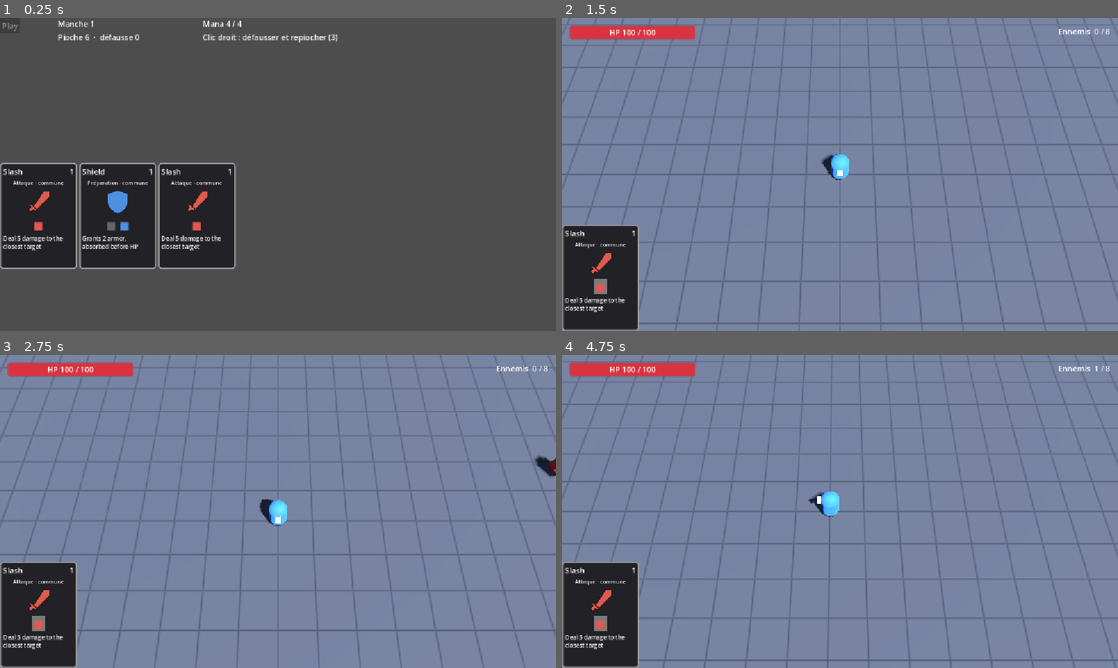
Above: before the commit, frames 1-4 (two rows, left to right).
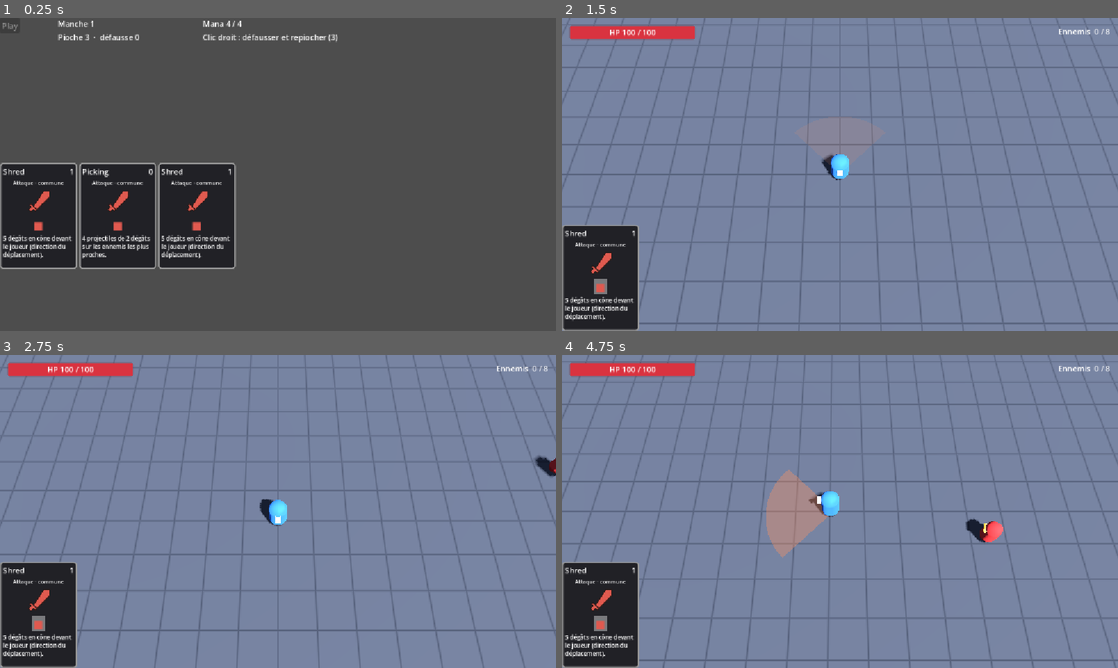
Above: after the commit, the same moments.

Repository: Vharaphis/AppassionatoProjectPrototype
Game: Godot game, scene res://scenes/cardManagementScene.tscn
The game is run twice, just before and just after one commit, with the same random seed, the same clock (stepped at 60 frames per second) and the same inputs.
Inputs (mouse positions are in pixels of both pictures, inside the frame that each line leads up to):
- Up to frame 1 (0.25 s): no input
- Up to frame 2 (1.5 s): tap Enter at 0.5 s; move the mouse to (600, 215) at 0.52 s; hold D (move_right) 0.53-1.25 s; click (600, 215) at 0.67 s; click "Play" at 1.25 s
- Up to frame 3 (2.75 s): tap Space at 2 s; move the mouse to (38, 614) at 2.02 s; hold S (move_down) from 2.03 s (still down); click (38, 614) at 2.17 s
- Up to frame 4 (4.75 s): move the mouse to (895, 442) at 2.77 s; release S (move_down) at 2.78 s; hold D (move_right) 2.78-3.53 s; move the mouse to (812, 574) at 3.52 s; hold W (move_up) 3.53-4.28 s; click (812, 574) at 3.67 s; move the mouse to (1006, 558) at 4.27 s; hold A (move_left) from 4.28 s (still down)

The runs differ from the first frame. In frame 1, 1.7% of the frame differs, in the area x 0-42%, y 5-77%; in frame 2, 0.4%; in frame 3, 0.4%; in frame 4, 2.6%, in the area x 0-97%, y 3-97%.

Commit message:
feat(cards): generic attack shapes, Shred, Shield up, Picking and new starting deck
- Player.facing (last movement direction)
- ConeTargets and CircleTargets selectors, flashed on the floor with AreaFlash
- ProjectileEffect: homing PlayerProjectile, one per closest enemy, optional bounces
- Shred, Shield up and Picking partitions; starting deck 3 Shred / 2 Shield up / 1 Picking
- remove Slash and Shield
- tests/test_effects.gd

Closes #34

Co-Authored-By: Claude Opus 5.5 <noreply@anthropic.com>

Diff:
--- /dev/null
+++ b/scenes/cards/Picking.tres
@@ -0,0 +1,16 @@
+[gd_resource type="Resource" script_class="CardData" format=3]
+
+[ext_resource type="Script" uid="uid://v3hbk2005353" path="res://scripts/data/card_data.gd" id="1_card_data"]
+[ext_resource type="Script" uid="uid://drcxodvl17073" path="res://scripts/effects/card_effect.gd" id="2_card_effect"]
+[ext_resource type="Script" path="res://scripts/effects/projectile_effect.gd" id="3_projectile"]
+
+[sub_resource type="Resource" id="Resource_picking_shots"]
+script = ExtResource("3_projectile")
+count = 4
+damage = 2
+
+[resource]
+script = ExtResource("1_card_data")
+card_name = "Picking"
+description = "4 projectiles de 2 dégâts sur les ennemis les plus proches."
+effects = Array[ExtResource("2_card_effect")]([SubResource("Resource_picking_shots")])
--- a/scenes/cards/Shield.tres
+++ b/scenes/cards/ShieldUp.tres
@@ -1,18 +1,17 @@
-[gd_resource type="Resource" script_class="CardData" format=3 uid="uid://b185dsf8wmf28"]
+[gd_resource type="Resource" script_class="CardData" format=3]
 
 [ext_resource type="Script" uid="uid://v3hbk2005353" path="res://scripts/data/card_data.gd" id="1_card_data"]
 [ext_resource type="Script" uid="uid://drcxodvl17073" path="res://scripts/effects/card_effect.gd" id="2_card_effect"]
 [ext_resource type="Script" uid="uid://myjlsdrpydm7" path="res://scripts/effects/armor_effect.gd" id="3_armor"]
 
-[sub_resource type="Resource" id="Resource_shield_armor"]
+[sub_resource type="Resource" id="Resource_shield_up_armor"]
 script = ExtResource("3_armor")
-amount = 2
+amount = 3
 
 [resource]
 script = ExtResource("1_card_data")
-card_name = "Shield"
+card_name = "Shield up"
 type = 1
 cost = 1
-temporality = "xo"
-description = "Grants 2 armor, absorbed before HP"
-effects = Array[ExtResource("2_card_effect")]([SubResource("Resource_shield_armor")])
+description = "+3 armure (absorbée avant les PV)."
+effects = Array[ExtResource("2_card_effect")]([SubResource("Resource_shield_up_armor")])
--- /dev/null
+++ b/scenes/cards/Shred.tres
@@ -0,0 +1,21 @@
+[gd_resource type="Resource" script_class="CardData" format=3]
+
+[ext_resource type="Script" uid="uid://v3hbk2005353" path="res://scripts/data/card_data.gd" id="1_card_data"]
+[ext_resource type="Script" uid="uid://drcxodvl17073" path="res://scripts/effects/card_effect.gd" id="2_card_effect"]
+[ext_resource type="Script" uid="uid://kcxgswjg7rem" path="res://scripts/effects/damage_effect.gd" id="3_damage"]
+[ext_resource type="Script" path="res://scripts/effects/cone_targets.gd" id="4_cone"]
+
+[sub_resource type="Resource" id="Resource_shred_targets"]
+script = ExtResource("4_cone")
+
+[sub_resource type="Resource" id="Resource_shred_damage"]
+script = ExtResource("3_damage")
+amount = 5
+targets = SubResource("Resource_shred_targets")
+
+[resource]
+script = ExtResource("1_card_data")
+card_name = "Shred"
+cost = 1
+description = "5 dégâts en cône devant le joueur (direction du déplacement)."
+effects = Array[ExtResource("2_card_effect")]([SubResource("Resource_shred_damage")])
--- a/scenes/cards/Slash.tres
+++ /dev/null
@@ -1,21 +0,0 @@
-[gd_resource type="Resource" script_class="CardData" format=3 uid="uid://bqi50gsks8geu"]
-
-[ext_resource type="Script" uid="uid://v3hbk2005353" path="res://scripts/data/card_data.gd" id="1_card_data"]
-[ext_resource type="Script" uid="uid://drcxodvl17073" path="res://scripts/effects/card_effect.gd" id="2_card_effect"]
-[ext_resource type="Script" uid="uid://kcxgswjg7rem" path="res://scripts/effects/damage_effect.gd" id="3_damage"]
-[ext_resource type="Script" uid="uid://crwagy4hp0p1g" path="res://scripts/effects/closest_targets.gd" id="4_closest"]
-
-[sub_resource type="Resource" id="Resource_slash_targets"]
-script = ExtResource("4_closest")
-
-[sub_resource type="Resource" id="Resource_slash_damage"]
-script = ExtResource("3_damage")
-amount = 5
-targets = SubResource("Resource_slash_targets")
-
-[resource]
-script = ExtResource("1_card_data")
-card_name = "Slash"
-cost = 1
-description = "Deal 5 damage to the closest target"
-effects = Array[ExtResource("2_card_effect")]([SubResource("Resource_slash_damage")])
--- a/scenes/run/runState.tscn
+++ b/scenes/run/runState.tscn
@@ -3,13 +3,14 @@
 [ext_resource type="Script" path="res://scripts/run/run_state.gd" id="1_run_state"]
 [ext_resource type="Script" uid="uid://cf5r41y5evc7t" path="res://scripts/cards/deck.gd" id="2_deck"]
 [ext_resource type="Script" uid="uid://v3hbk2005353" path="res://scripts/data/card_data.gd" id="3_card_data"]
-[ext_resource type="Resource" uid="uid://bqi50gsks8geu" path="res://scenes/cards/Slash.tres" id="4_slash"]
-[ext_resource type="Resource" uid="uid://b185dsf8wmf28" path="res://scenes/cards/Shield.tres" id="5_shield"]
+[ext_resource type="Resource" path="res://scenes/cards/Shred.tres" id="4_shred"]
+[ext_resource type="Resource" path="res://scenes/cards/ShieldUp.tres" id="5_shield_up"]
+[ext_resource type="Resource" path="res://scenes/cards/Picking.tres" id="6_picking"]
 
 [node name="RunState" type="Node"]
 script = ExtResource("1_run_state")
-reward_pool = Array[ExtResource("3_card_data")]([ExtResource("4_slash"), ExtResource("5_shield")])
+reward_pool = Array[ExtResource("3_card_data")]([ExtResource("4_shred"), ExtResource("5_shield_up"), ExtResource("6_picking")])
 
 [node name="Deck" type="Node" parent="."]
 script = ExtResource("2_deck")
-starting_cards = Array[ExtResource("3_card_data")]([ExtResource("4_slash"), ExtResource("4_slash"), ExtResource("4_slash"), ExtResource("4_slash"), ExtResource("4_slash"), ExtResource("5_shield"), ExtResource("5_shield"), ExtResource("5_shield"), ExtResource("5_shield")])
+starting_cards = Array[ExtResource("3_card_data")]([ExtResource("4_shred"), ExtResource("4_shred"), ExtResource("4_shred"), ExtResource("5_shield_up"), ExtResource("5_shield_up"), ExtResource("6_picking")])
--- /dev/null
+++ b/scripts/effects/area_flash.gd
@@ -0,0 +1,37 @@
+class_name AreaFlash
+extends RefCounted
+
+## Brief flat shape drawn on the floor so the player sees where an attack hit.
+
+const DURATION := 0.25
+const HEIGHT := 0.05
+const SEGMENTS := 24
+
+## Sector of `angle_deg` degrees (360 = full circle) centered on `direction`.
+static func sector(parent: Node, center: Vector3, direction: Vector3, angle_deg: float, radius: float, color: Color) -> MeshInstance3D:
+	if parent == null or radius <= 0.0:
+		return null
+	var base_angle := atan2(direction.x, direction.z)
+	var half := deg_to_rad(clampf(angle_deg, 1.0, 360.0)) / 2.0
+	var vertices := PackedVector3Array()
+	for i in SEGMENTS:
+		var a0 := base_angle - half + 2.0 * half * i / SEGMENTS
+		var a1 := base_angle - half + 2.0 * half * (i + 1) / SEGMENTS
+		vertices.append_array([Vector3.ZERO, Vector3(sin(a1), 0.0, cos(a1)) * radius, Vector3(sin(a0), 0.0, cos(a0)) * radius])
+	var arrays := []
+	arrays.resize(Mesh.ARRAY_MAX)
+	arrays[Mesh.ARRAY_VERTEX] = vertices
+	var mesh := ArrayMesh.new()
+	mesh.add_surface_from_arrays(Mesh.PRIMITIVE_TRIANGLES, arrays)
+	var material := StandardMaterial3D.new()
+	material.shading_mode = BaseMaterial3D.SHADING_MODE_UNSHADED
+	material.transparency = BaseMaterial3D.TRANSPARENCY_ALPHA
+	material.cull_mode = BaseMaterial3D.CULL_DISABLED
+	material.albedo_color = color
+	var instance := MeshInstance3D.new()
+	instance.mesh = mesh
+	instance.material_override = material
+	parent.add_child(instance)
+	instance.global_position = Vector3(center.x, HEIGHT, center.z)
+	instance.create_tween().tween_property(material, "albedo_color:a", 0.0, DURATION).finished.connect(instance.queue_free)
+	return instance
--- /dev/null
+++ b/scripts/effects/circle_targets.gd
@@ -0,0 +1,22 @@
+class_name CircleTargets
+extends TargetSelector
+
+## Enemies within `radius` of the player.
+
+@export var radius: float = 3.0
+
+func select(ctx: EffectContext) -> Array[Enemy]:
+	var hits: Array[Enemy] = []
+	if ctx.player == null:
+		return hits
+	var origin := ctx.player.global_position
+	for enemy in ctx.get_enemies():
+		var to_enemy := enemy.global_position - origin
+		to_enemy.y = 0.0
+		if to_enemy.length() <= radius:
+			hits.append(enemy)
+	return hits
+
+func show_area(ctx: EffectContext) -> void:
+	if ctx.player:
+		AreaFlash.sector(ctx.player.get_parent(), ctx.player.global_position, Vector3.FORWARD, 360.0, radius, FLASH_COLOR)
--- /dev/null
+++ b/scripts/effects/cone_targets.gd
@@ -0,0 +1,27 @@
+class_name ConeTargets
+extends TargetSelector
+
+## Enemies in a cone in front of the player, aimed by its movement direction.
+
+@export var angle: float = 90.0
+@export var max_range: float = 4.0
+
+func select(ctx: EffectContext) -> Array[Enemy]:
+	var hits: Array[Enemy] = []
+	if ctx.player == null:
+		return hits
+	var origin := ctx.player.global_position
+	var min_dot := cos(deg_to_rad(angle) / 2.0)
+	for enemy in ctx.get_enemies():
+		var to_enemy := enemy.global_position - origin
+		to_enemy.y = 0.0
+		if to_enemy.length() > max_range:
+			continue
+		# Touching the player counts as in front, whatever the angle.
+		if to_enemy.length_squared() < 0.25 or ctx.player.facing.dot(to_enemy.normalized()) >= min_dot:
+			hits.append(enemy)
+	return hits
+
+func show_area(ctx: EffectContext) -> void:
+	if ctx.player:
+		AreaFlash.sector(ctx.player.get_parent(), ctx.player.global_position, ctx.player.facing, angle, max_range, FLASH_COLOR)
--- a/scripts/effects/damage_effect.gd
+++ b/scripts/effects/damage_effect.gd
@@ -13,6 +13,7 @@
 	if amount <= 0:
 		push_warning("DamageEffect with an amount of 0, it will do nothing.")
 		return
+	targets.show_area(ctx)
 	var damage := ctx.scale_amount(amount)
 	for enemy in targets.select(ctx):
 		enemy.take_damage(damage, ctx.player.global_position if ctx.player else Vector3.INF)
--- /dev/null
+++ b/scripts/effects/player_projectile.gd
@@ -0,0 +1,75 @@
+class_name PlayerProjectile
+extends Node3D
+
+## Homing shot fired by a card. No physics body: it flies to its target and hits
+## on arrival, so it never misses and ignores walls.
+
+const HIT_DISTANCE := 0.6
+const LIFETIME := 3.0
+
+var target: Enemy
+var damage: int = 1
+var speed: float = 14.0
+var bounces: int = 0
+var bounce_range: float = 8.0
+
+var _life := LIFETIME
+var _hit: Array[Enemy] = []
+
+func _ready() -> void:
+	var mesh := SphereMesh.new()
+	mesh.radius = 0.15
+	mesh.height = 0.3
+	var material := StandardMaterial3D.new()
+	material.shading_mode = BaseMaterial3D.SHADING_MODE_UNSHADED
+	material.albedo_color = Color(1.0, 0.85, 0.3)
+	mesh.material = material
+	var visual := MeshInstance3D.new()
+	visual.mesh = mesh
+	add_child(visual)
+
+func _physics_process(delta: float) -> void:
+	_life -= delta
+	if _life <= 0.0 or not _is_alive(target):
+		queue_free()
+		return
+	var aim := target.global_position + Vector3.UP
+	var to_target := aim - global_position
+	if to_target.length() <= HIT_DISTANCE:
+		_on_hit()
+		return
+	global_position += to_target.normalized() * minf(speed * delta, to_target.length())
+
+func _on_hit() -> void:
+	_hit.append(target)
+	target.take_damage(damage, global_position)
+	if bounces <= 0:
+		queue_free()
+		return
+	bounces -= 1
+	target = _next_target()
+	if target == null:
+		queue_free()
+
+## Closest live enemy in range not hit yet by this projectile; falls back to the
+## ones already hit when none is left.
+func _next_target() -> Enemy:
+	var best: Enemy
+	var best_fresh := false
+	var best_distance := bounce_range
+	for node in get_tree().get_nodes_in_group("enemies"):
+		var enemy := node as Enemy
+		if not _is_alive(enemy) or enemy == _hit.back():
+			continue
+		var distance := enemy.global_position.distance_to(global_position)
+		var fresh := not _hit.has(enemy)
+		if distance > bounce_range or (best_fresh and not fresh):
+			continue
+		if (fresh and not best_fresh) or distance < best_distance:
+			best = enemy
+			best_fresh = fresh
+			best_distance = distance
+	return best
+
+func _is_alive(enemy: Enemy) -> bool:
+	return is_instance_valid(enemy) and not enemy.is_queued_for_deletion() and not enemy.health.is_dead
--- /dev/null
+++ b/scripts/effects/projectile_effect.gd
@@ -0,0 +1,32 @@
+class_name ProjectileEffect
+extends CardEffect
+
+## Fires `count` homing projectiles, one per closest enemy. With fewer enemies
+## than projectiles, the extra ones go to the same targets again.
+
+@export var count: int = 1
+@export var damage: int = 1
+@export var speed: float = 14.0
+## Times each projectile jumps to another enemy after a hit.
+@export var bounces: int = 0
+## Maximum distance of a bounce.
+@export var bounce_range: float = 8.0
+
+func execute(ctx: EffectContext) -> void:
+	if ctx.player == null or count <= 0:
+		return
+	var enemies := ctx.get_enemies()
+	if enemies.is_empty():
+		return
+	var origin := ctx.player.global_position
+	enemies.sort_custom(func(a: Enemy, b: Enemy) -> bool:
+		return a.global_position.distance_squared_to(origin) < b.global_position.distance_squared_to(origin))
+	for i in count:
+		var projectile := PlayerProjectile.new()
+		projectile.target = enemies[i % enemies.size()]
+		projectile.damage = ctx.scale_amount(damage)
+		projectile.speed = speed
+		projectile.bounces = bounces
+		projectile.bounce_range = bounce_range
+		ctx.player.get_parent().add_child(projectile)
+		projectile.global_position = origin + Vector3.UP
--- a/scripts/effects/target_selector.gd
+++ b/scripts/effects/target_selector.gd
@@ -5,4 +5,10 @@
 ## Picks the enemies an effect applies to. Kept separate from the effects so any
 ## effect can be combined with any targeting rule.
 
+const FLASH_COLOR := Color(1.0, 0.45, 0.3, 0.45)
+
 @abstract func select(ctx: EffectContext) -> Array[Enemy]
+
+## Draws the targeted area on the floor. Nothing by default (e.g. closest enemies).
+func show_area(_ctx: EffectContext) -> void:
+	pass
--- a/scripts/player/player.gd
+++ b/scripts/player/player.gd
@@ -8,6 +8,8 @@
 @export var turn_speed: float = 14.0
 
 var is_alive: bool = true
+## Last movement direction on the ground plane, aims the cone attacks.
+var facing: Vector3 = Vector3.FORWARD
 
 @onready var health: HealthComponent = %HealthComponent
 @onready var hurtbox: Area3D = %Hurtbox
@@ -40,6 +42,7 @@
 	move_and_slide()
 
 	if direction.length_squared() > 0.01:
+		facing = direction.normalized()
 		var target_angle := atan2(direction.x, direction.z)
 		visual.rotation.y = lerp_angle(visual.rotation.y, target_angle, 1.0 - exp(-turn_speed * delta))
 
--- /dev/null
+++ b/tests/test_effects.gd
@@ -0,0 +1,75 @@
+extends SceneTree
+
+## Self-check of the card targeting and effects, on a bare arena (no spawner).
+##   godot --headless --script res://tests/test_effects.gd
+## Prints "OK" and exits 0, or stops on the first failed assert.
+## Untyped and loaded at runtime: naming the game classes here would compile them
+## before the RunState autoload exists.
+
+const PLAYER_SCENE := "res://scenes/player/player.tscn"
+const TRACKER := "res://scenes/enemies/tracker.tres"
+
+var _arena: Node3D
+var _ctx
+var _frame := 0
+
+func _process(_delta: float) -> bool:
+	_frame += 1
+	if _frame == 1:
+		# Autoloads (RunState, used by enemies) are only ready once the loop runs.
+		_setup()
+		return false
+	if _frame == 2:
+		_run()
+		print("OK")
+		quit(0)
+	return false
+
+func _setup() -> void:
+	_arena = Node3D.new()
+	root.add_child(_arena)
+	var player = load(PLAYER_SCENE).instantiate()
+	_arena.add_child(player)
+	var enemies := Node3D.new()
+	_arena.add_child(enemies)
+	_ctx = load("res://scripts/effects/effect_context.gd").new()
+	_ctx.player = player
+	_ctx.enemies_root = enemies
+
+func _run() -> void:
+	var player = _ctx.player
+	player.facing = Vector3(1, 0, 0)
+	var front = _enemy(Vector3(3, 0, 0))
+	var behind = _enemy(Vector3(-3, 0, 0))
+	var far = _enemy(Vector3(10, 0, 0))
+
+	# Cone: only in front of the movement direction, within range.
+	var cone = load("res://scripts/effects/cone_targets.gd").new()
+	assert(cone.select(_ctx) == [front])
+	player.facing = Vector3(-1, 0, 0)
+	assert(cone.select(_ctx) == [behind])
+
+	# Circle: everything within the radius, any direction.
+	var circle = load("res://scripts/effects/circle_targets.gd").new()
+	circle.radius = 4.0
+	var in_circle = circle.select(_ctx)
+	assert(in_circle.size() == 2 and in_circle.has(front) and in_circle.has(behind) and not in_circle.has(far))
+
+	# Projectiles: 4 shots, only 3 enemies, the closest ones get the extra.
+	var shots = load("res://scripts/effects/projectile_effect.gd").new()
+	shots.count = 4
+	shots.damage = 2
+	shots.execute(_ctx)
+	var targets := {}
+	for child in _arena.get_children():
+		if child.get_script() == load("res://scripts/effects/player_projectile.gd"):
+			targets[child.target] = targets.get(child.target, 0) + 1
+	assert(targets.get(front, 0) + targets.get(behind, 0) == 3 and targets.get(far, 0) == 1)
+
+func _enemy(at: Vector3):
+	var data = load(TRACKER)
+	var enemy = data.scene.instantiate()
+	enemy.data = data
+	_ctx.enemies_root.add_child(enemy)
+	enemy.global_position = at
+	return enemy
Not shown, added: scripts/effects/area_flash.gd.uid
Not shown, added: scripts/effects/circle_targets.gd.uid
Not shown, added: scripts/effects/cone_targets.gd.uid
Not shown, added: scripts/effects/player_projectile.gd.uid
Not shown, added: scripts/effects/projectile_effect.gd.uid
Not shown, added: tests/test_card_flow.gd.uid
Not shown, changed: CLAUDE.md
